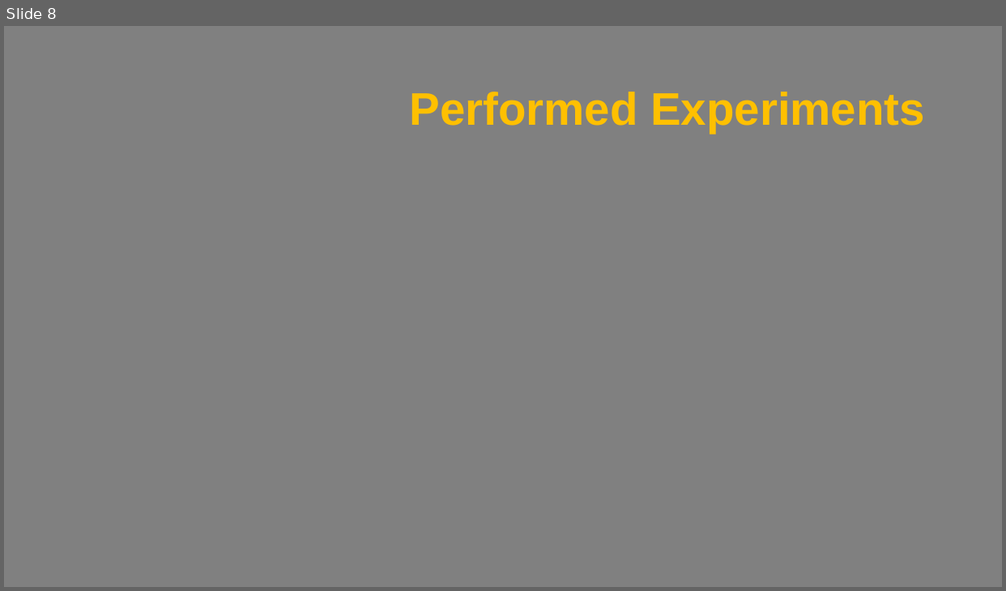
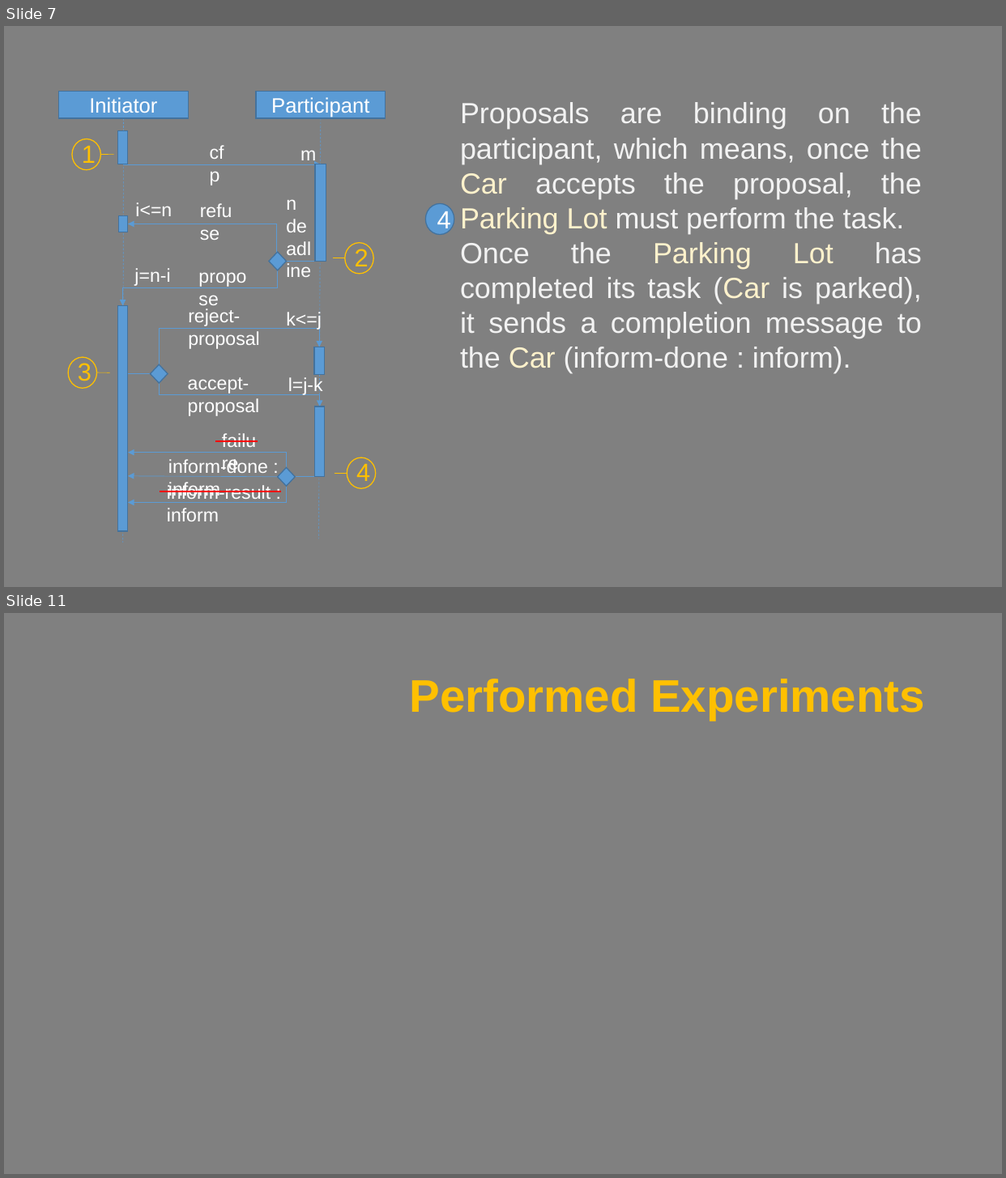
Before and after one commit to EZSPECIAL/AIAD18-19, a slide deck: report 1.pptx. Shown one above the other, each under a label of ours: slide 8 before the commit, slides 7 and 11 after it; the slides between them are not shown. The pictures are 1006x591 and 1006x1178 pixels, drawn with LibreOffice and Linux fonts; fonts in the diff are those of the drawing. Boxes give left, top, right and bottom in pixels: in the first picture for what was removed or moved away, otherwise in the second. Text is boxed around its words. In the diff, an @@ line names an element or a change of style, - is before the commit and + after.

```diff
--- a/report 1.pptx
+++ b/report 1.pptx
@@ slide 7 added at (4,26,1002,587), background #808080 @@
@@ line added from (124, 118) to (123, 543), #5B9BD5 0.5 pt dashed @@
@@ line added from (321, 118) to (319, 540), #5B9BD5 0.5 pt dashed @@
@@ text added at (460,102,922,373), 28 pt, text #F2F2F2 @@
+Proposals are binding on the participant, which means, once the Car accepts the proposal, the Parking Lot must perform the task.
+Once the Parking Lot has completed its task (Car is parked), it sends a completion message to the Car (inform-done : inform).
@@ ellipse added at (72,139,100,169), outline #FFC000 1 pt @@
@@ text added at (82,143,96,167), 24 pt, text #FFC000 @@
+1
@@ line added from (101, 155) to (114, 155), #FFC000 0.5 pt @@
@@ line added from (108, 153) to (108, 153), #5B9BD5 0.5 pt @@
@@ arrow added from (123, 165) to (321, 165), #5B9BD5 0.5 pt @@
@@ ellipse added at (425,203,454,234), fill #5B9BD5, outline #43739E 1 pt, 24 pt, text #FFFFFF @@
+4
@@ elbow arrow added from (269, 261) to (127, 224), #5B9BD5 0.5 pt @@
@@ ellipse added at (345,243,373,274), outline #FFC000 1 pt @@
@@ line added from (321, 261) to (286, 261), #5B9BD5 0.5 pt @@
@@ line added from (345, 258) to (333, 258), #FFC000 0.5 pt @@
@@ text added at (355,249,368,271), 24 pt, text #FFC000 @@
+2
@@ elbow arrow added from (277, 271) to (123, 306), #5B9BD5 0.5 pt @@
@@ elbow arrow added from (159, 365) to (319, 347), #5B9BD5 0.5 pt @@
@@ ellipse added at (68,357,97,388), outline #FFC000 1 pt @@
@@ text added at (78,363,91,386), 24 pt, text #FFC000 @@
+3
@@ line added from (98, 373) to (109, 373), #FFC000 0.5 pt @@
@@ line added from (150, 374) to (127, 374), #5B9BD5 0.5 pt @@
@@ elbow arrow added from (159, 383) to (320, 407), #5B9BD5 0.5 pt @@
@@ elbow arrow added from (286, 467) to (127, 453), #5B9BD5 0.5 pt @@
@@ line added from (216, 442) to (257, 442), #FF0000 1.5 pt @@
@@ ellipse added at (347,458,375,489), outline #FFC000 1 pt @@
@@ elbow arrow added from (286, 486) to (127, 503), #5B9BD5 0.5 pt @@
@@ arrow added from (277, 477) to (127, 476), #5B9BD5 0.5 pt @@
@@ group added at (58,91,386,531): 14 texts, 8 rectangles, 3 diamonds @@
+Initiator
+Participant
+cfp
+m
+i<=n
+refuse
+n deadline
+propose
+j=n-i
+reject-proposal
+k<=j
+accept-proposal
+l=j-k
+failure
+inform-done : inform
+inform-result : inform
@@ line added from (320, 477) to (296, 477), #5B9BD5 0.5 pt @@
@@ line added from (347, 474) to (335, 474), #FFC000 0.5 pt @@
@@ text added at (356,464,370,486), 24 pt, text #FFC000 @@
+4
@@ line added from (160, 493) to (281, 493), #FF0000 1.5 pt @@
@@ what was slide 8 is now slide 11 @@
```
Also in this commit, not shown: 4 slides changed, 9 other slides added, 4 slides removed.
